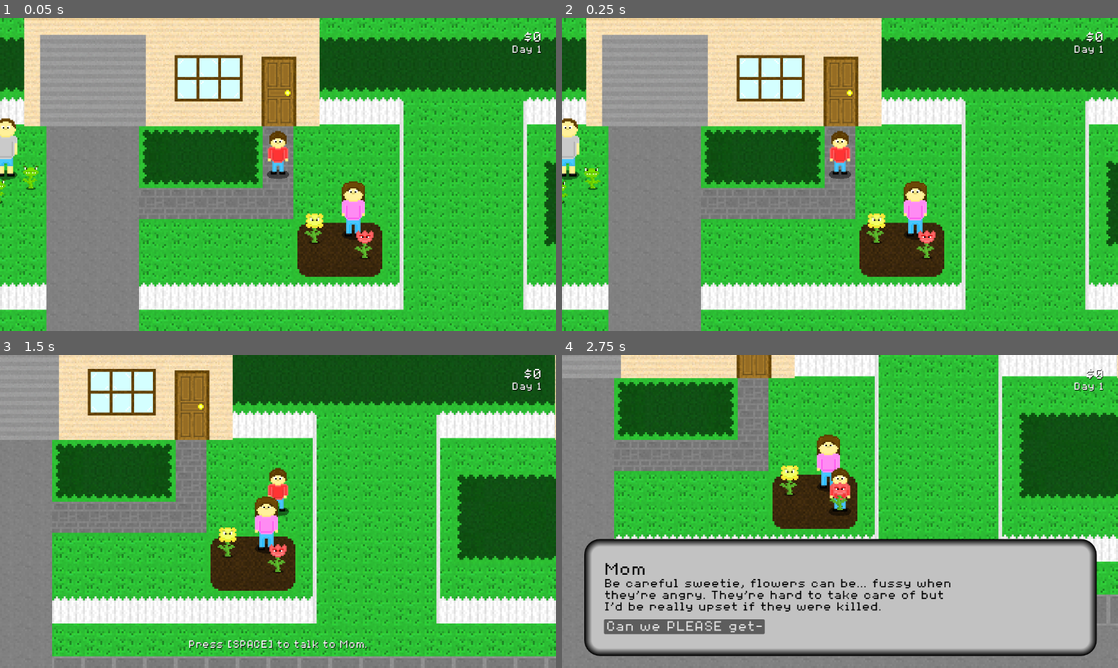
Above: before the commit, frames 1-4 (two rows, left to right).
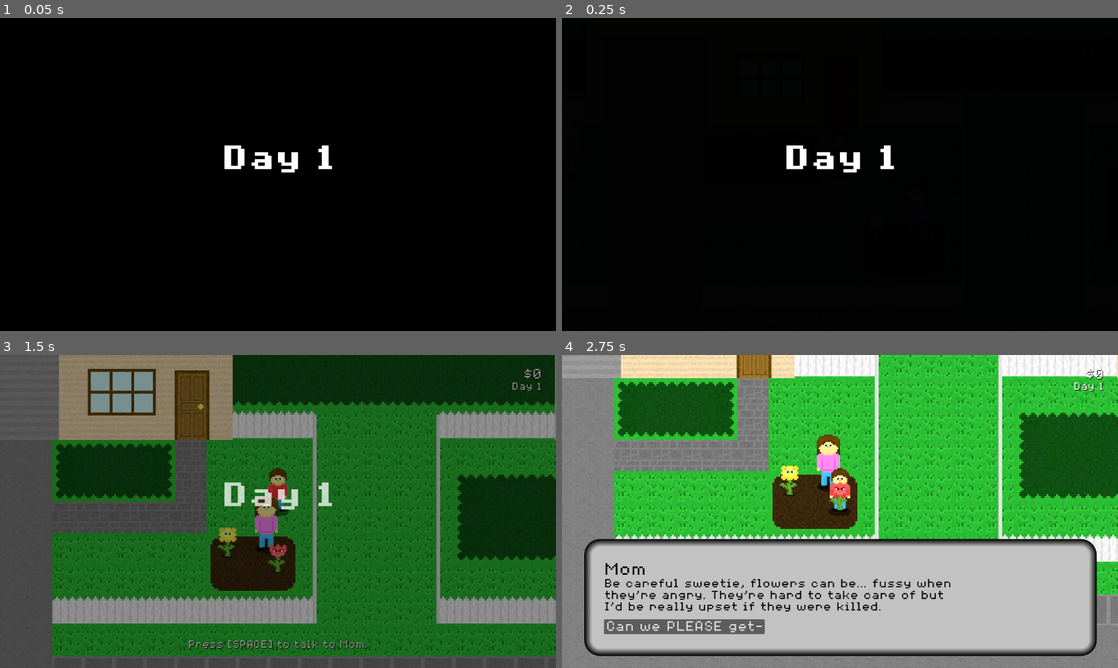
Above: after the commit, the same moments.

Repository: Birb-Games/the-legend-of-the-lawns
Game: Godot game, scene res://scenes/main.tscn
Same seed, same stepped clock (60 frames per second), same inputs: the game is played once before the commit and once after it.
Inputs (mouse positions are in pixels of both pictures, inside the frame that each line leads up to):
- Up to frame 1 (0.05 s): no input
- Up to frame 2 (0.25 s): no input
- Up to frame 3 (1.5 s): move the mouse to (400, 495) at 0.52 s; hold D (move_right) 0.53-1.28 s; hold Space (interact) 0.53-1.28 s; move the mouse to (166, 527) at 1.27 s; hold S (move_down) from 1.28 s (still down); click (166, 527) at 1.35 s
- Up to frame 4 (2.75 s): tap Space (interact) at 2 s; move the mouse to (895, 442) at 2.02 s; release S (move_down) at 2.03 s; hold D (move_right) from 2.03 s (still down); hold Right mouse button (shoot_secondary) from 2.03 s (still down)

The runs differ from the first frame. In frame 1, 100% of the frame differs, in the area x 0-100%, y 0-100%; in frame 2, 100%; in frame 3, 99%; in frame 4, nothing differs.

Commit message:
fixed y sort bug for enemies, added wage change and difficulty for each neighbor, and also added a day transition

Diff:
--- a/scenes/enemies/enemyspawner.tscn
+++ b/scenes/enemies/enemyspawner.tscn
@@ -23,5 +23,6 @@
 [node name="Marker2D" type="Marker2D" parent="."]
 
 [node name="Enemies" type="Node2D" parent="."]
+y_sort_enabled = true
 
 [connection signal="body_entered" from="ActivationZone" to="." method="_on_activation_zone_body_entered"]
--- a/scenes/enemies/flowerspawner.tscn
+++ b/scenes/enemies/flowerspawner.tscn
@@ -6,6 +6,7 @@
 [ext_resource type="PackedScene" uid="uid://1fh3tiwr4hty" path="res://scenes/enemies/blueflower.tscn" id="4_a51to"]
 
 [node name="Flowerspawner" type="Node2D"]
+y_sort_enabled = true
 script = ExtResource("1_ar240")
 enemies = Array[PackedScene]([ExtResource("2_odxxy"), ExtResource("3_4v7xc"), ExtResource("4_a51to")])
 
--- a/scenes/ui/hud.tscn
+++ b/scenes/ui/hud.tscn
@@ -6,6 +6,8 @@
 [ext_resource type="PackedScene" uid="uid://dq8tglr0iktqf" path="res://scenes/ui/neighbor_menu.tscn" id="6_5pdws"]
 [ext_resource type="PackedScene" uid="uid://dnqh6jeh6decu" path="res://scenes/ui/finishscreen.tscn" id="6_047uy"]
 [ext_resource type="PackedScene" uid="uid://bbaa6s8vockj8" path="res://scenes/ui/failscreen.tscn" id="7_5pdws"]
+[ext_resource type="Script" uid="uid://cysslxg82gi06" path="res://scripts/ui/transition_rect.gd" id="7_gss2c"]
+[ext_resource type="FontFile" uid="uid://b3j21gnxq1jn1" path="res://assets/fonts/8BitOperator/8bitOperatorPlus8-Bold.ttf" id="8_h022r"]
 
 [node name="HUD" type="CanvasLayer"]
 process_mode = 3
@@ -147,3 +149,21 @@
 [node name="Failscreen" parent="Control" instance=ExtResource("7_5pdws")]
 visible = false
 layout_mode = 1
+
+[node name="TransitionRect" type="ColorRect" parent="Control"]
+visible = false
+layout_mode = 0
+offset_right = 1152.0
+offset_bottom = 648.0
+color = Color(0, 0, 0, 1)
+script = ExtResource("7_gss2c")
+
+[node name="Label" type="Label" parent="Control/TransitionRect"]
+offset_top = 225.0
+offset_right = 1152.0
+offset_bottom = 360.0
+theme_override_fonts/font = ExtResource("8_h022r")
+theme_override_font_sizes/font_size = 80
+text = "Day 1"
+horizontal_alignment = 1
+vertical_alignment = 1
--- a/scripts/enemies/enemyspawner.gd
+++ b/scripts/enemies/enemyspawner.gd
@@ -59,6 +59,7 @@
 		spawn_rand_types(enemy_count)
 
 func _ready() -> void:
+	difficulty += $/root/Main/HUD.get_current_neighbor().difficulty
 	if randf() > spawn_probability:
 		if spawn_probability > 0.0:
 			can_spawn = false
--- a/scripts/enemies/flowerspawner.gd
+++ b/scripts/enemies/flowerspawner.gd
@@ -38,6 +38,8 @@
 	if randf() > spawn_probability:
 		return
 
+	difficulty += $/root/Main/HUD.get_current_neighbor().difficulty
+
 	var count = spawn_count
 	if count == 0:
 		count = Spawning.gen_rand_count(Spawning.FLOWER_COUNT_TABLE, difficulty)
--- a/scripts/main.gd
+++ b/scripts/main.gd
@@ -28,6 +28,7 @@
 func advance_day():
 	neighborhood.update_neighbors()
 	current_day += 1
+	$HUD/Control/TransitionRect.start_animation()
 
 func load_lawn(lawn_template: PackedScene) -> void:
 	Input.mouse_mode = Input.MOUSE_MODE_CONFINED
--- a/scripts/neighbor_npc.gd
+++ b/scripts/neighbor_npc.gd
@@ -12,6 +12,8 @@
 @export var display_name: String = "Neighbor"
 @export var lawn_template: PackedScene
 @export var wage: int = 10
+@export var wage_change: int = 0
+@export var max_wage = 20
 # When the neighbor will be first available
 @export var start_day: int = 0
 # How frequently they need their lawn mowed
@@ -30,6 +32,7 @@
 @export_multiline var player_dialog: String = "I'm here to mow your lawn!"
 @export_multiline var first_job_offer: String = "I suppose I could use some help with mowing my lawn today..."
 var first_time: bool = true
+var difficulty: int = 0
 var mow_cooldown: int = 0
 
 var current_dialog: String = ""
@@ -78,6 +81,10 @@
 			show()
 		$/root/Main/HUD.set_neighbor_menu(self)
 
+func change_wage() -> void:
+	wage += wage_change
+	wage = clamp(wage, 1, max_wage)
+
 func _on_body_entered(body: Node2D) -> void:
 	if body is Player:
 		player_in_area = true
--- a/scripts/ui/finishscreen.gd
+++ b/scripts/ui/finishscreen.gd
@@ -51,4 +51,6 @@
 	main.advance_day()
 	main.return_to_neighborhood()
 	var current_neighbor: NeighborNPC = $/root/Main/HUD.get_current_neighbor()
+	current_neighbor.difficulty += 1
+	current_neighbor.change_wage()
 	current_neighbor.set_cooldown()
--- /dev/null
+++ b/scripts/ui/transition_rect.gd
@@ -0,0 +1,23 @@
+extends ColorRect
+
+var time_passed: float = 0.0
+
+func _ready() -> void:
+	start_animation()
+
+func _process(delta: float) -> void:
+	if color.a <= 0.02:
+		hide()
+		return
+	time_passed += delta
+	color.a = clamp(1.0 - time_passed * time_passed * 0.25, 0.0, 1.0)
+
+	var t = max(time_passed - 1.0, 0.0)
+	$Label.modulate.a = clamp(1.0 - t * t, 0.0, 1.0)
+
+func start_animation():
+	$Label.modulate = Color.WHITE
+	$Label.text = "Day %d" % $/root/Main.current_day
+	time_passed = 0.0
+	show()
+	color.a = 1.0
Not shown: 1 places in scenes/ui/hud.tscn that only renumber resources
Not shown, added: scripts/ui/transition_rect.gd.uid
